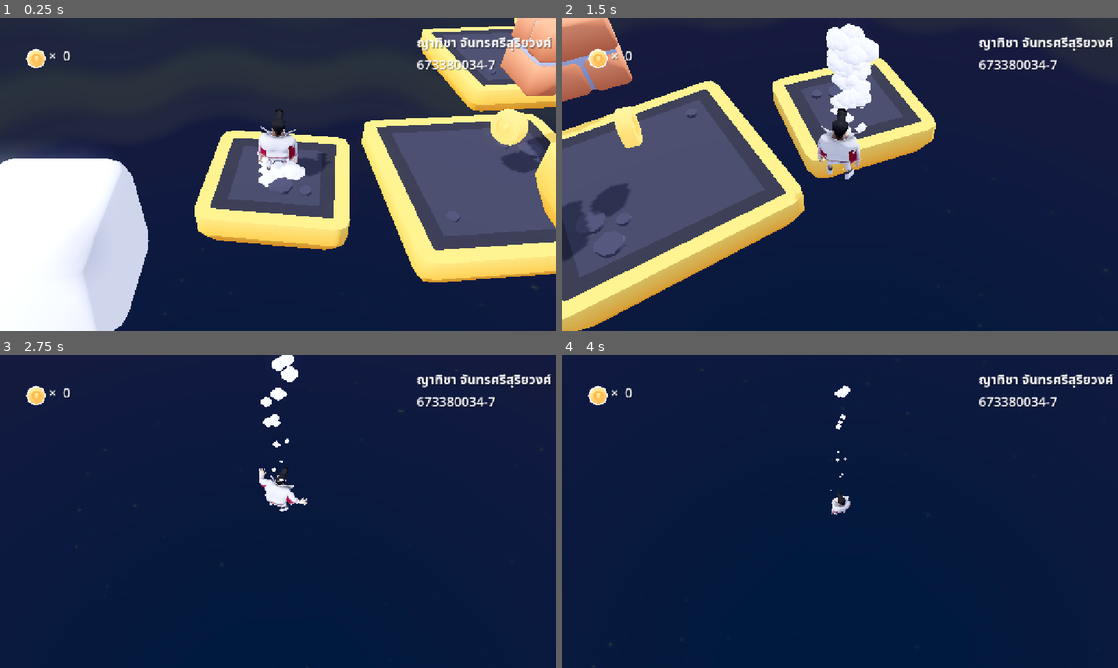
Above: before the commit, frames 1-4 (two rows, left to right).
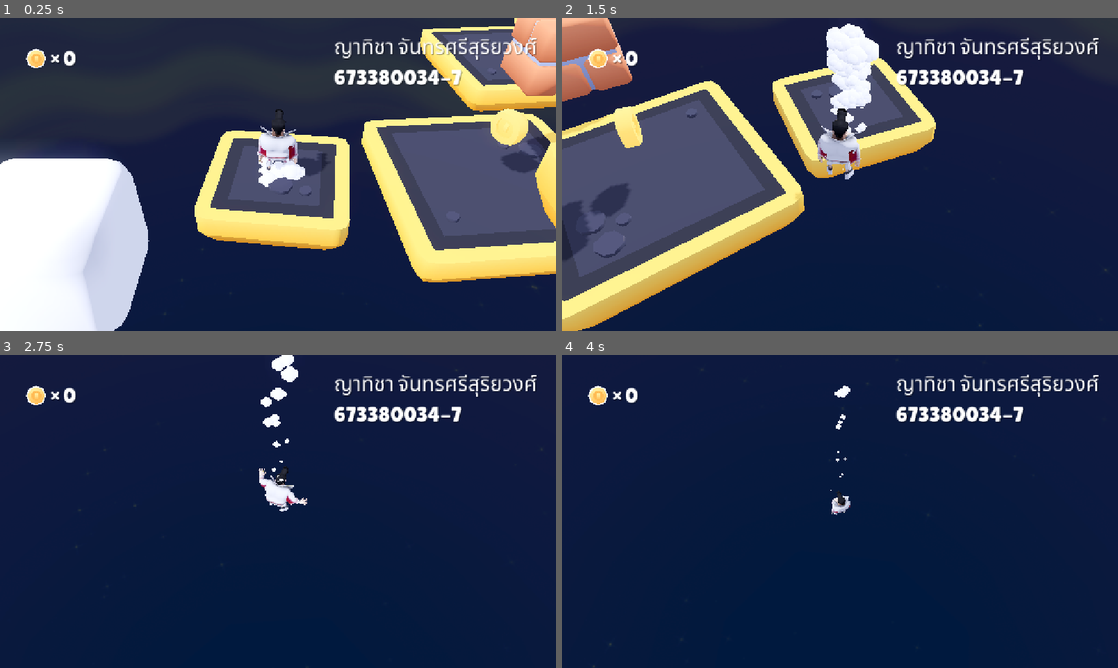
Above: after the commit, the same moments.

Repository: YathichaC/Lab7_673380034-7
Game: Godot game, scene res://scenes/main.tscn
Same seed, same stepped clock (60 frames per second), same inputs: the game is played once before the commit and once after it.
Inputs:
- Up to frame 1 (0.25 s): no input
- Up to frame 2 (1.5 s): hold D (move_right) 0.53-1.28 s; tap Space (jump) at 0.77 s; hold S (move_back) from 1.28 s (still down)
- Up to frame 3 (2.75 s): tap Space (jump) at 1.52 s; release S (move_back) at 2.03 s; hold D (move_right) from 2.03 s (still down)
- Up to frame 4 (4 s): release D (move_right) at 2.78 s; hold W (move_forward) 2.78-3.53 s; tap Space (jump) at 3.02, 3.77 s; hold A (move_left) from 3.53 s (still down)

The runs differ from the first frame. In frame 1, 2.3% of the frame differs, in the area x 8-100%, y 6-22%; in frame 2, 2.2%; in frame 3, 2.2%; in frame 4, 2.2%.

Commit message:
Update v.3

Diff:
--- a/scenes/main.tscn
+++ b/scenes/main.tscn
@@ -14,9 +14,11 @@
 [ext_resource type="PackedScene" uid="uid://85ldumyetgou" path="res://objects/brick.tscn" id="12_jkv2x"]
 [ext_resource type="PackedScene" uid="uid://dy017k58p20sk" path="res://objects/cloud.tscn" id="13_drtpy"]
 [ext_resource type="Texture2D" uid="uid://cd7oyc56ehkx1" path="res://sprites/coin.png" id="13_jfda3"]
+[ext_resource type="FontFile" uid="uid://d0cxd77jybrcn" path="res://fonts/lilita_one_regular.ttf" id="17_tk810"]
 
 [sub_resource type="LabelSettings" id="LabelSettings_38ys3"]
-font_size = 30
+font = ExtResource("17_tk810")
+font_size = 48
 shadow_color = Color(0, 0, 0, 0.376471)
 shadow_offset = Vector2(2, 2)
 
@@ -212,10 +214,10 @@
 [node name="Coins" type="Label" parent="HUD/Coins"]
 layout_mode = 1
 anchors_preset = -1
-anchor_left = 2.99554
-anchor_top = -1.61017
-anchor_right = 3.32143
-anchor_bottom = -1.28814
+anchor_left = 2.14286
+anchor_top = -1.64407
+anchor_right = 3.26339
+anchor_bottom = -0.576271
 offset_left = 144.0
 offset_top = 64.0
 offset_right = 368.0
Not shown: 1 places in scenes/main.tscn that only renumber resources
Not shown, changed: docs/index.html
Not shown, changed: docs/index.pck
